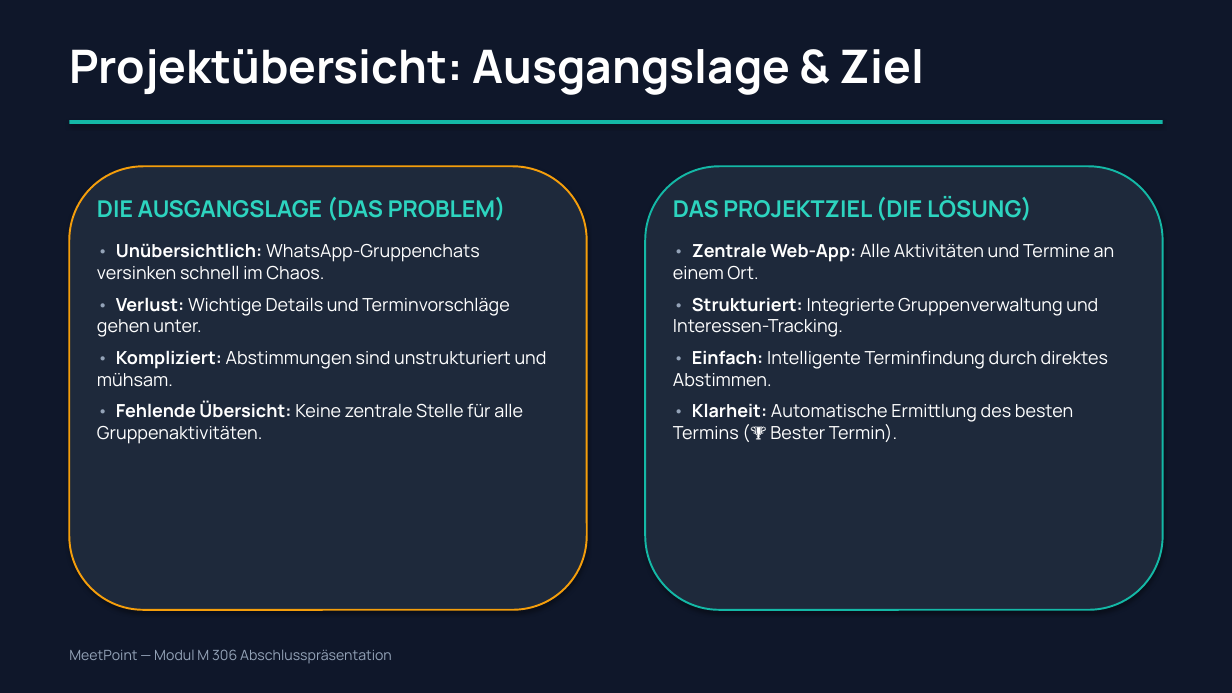
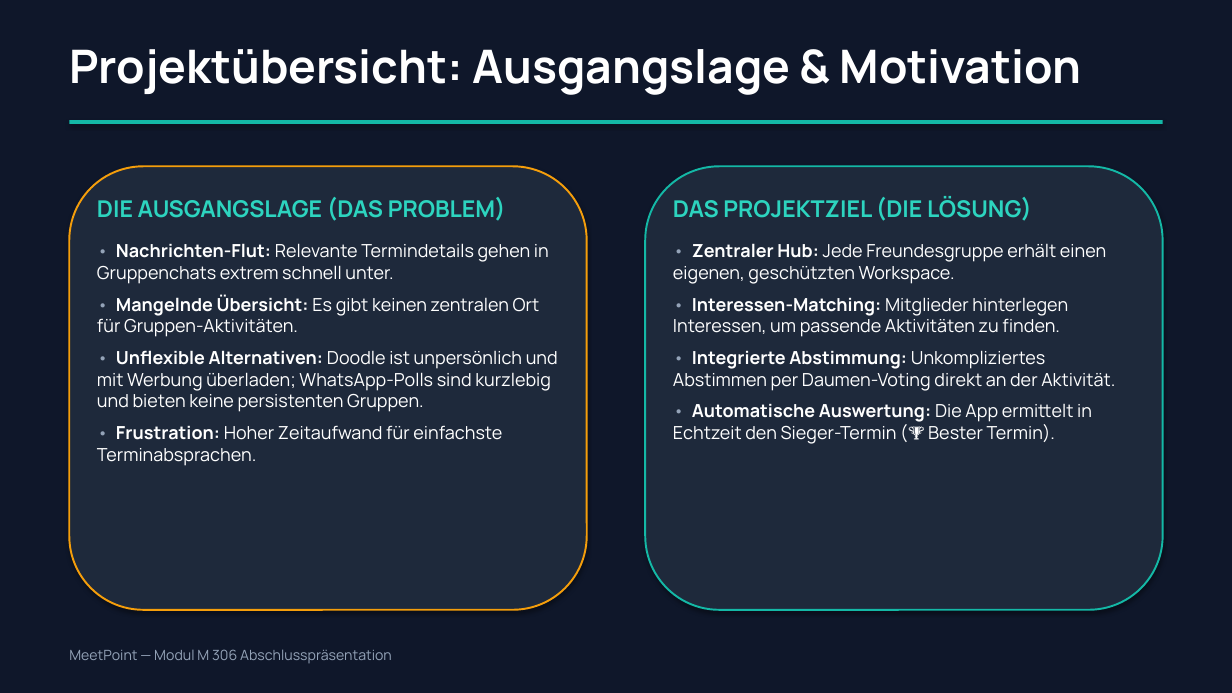
Before and after one commit to bobiib/MeetPoint, a slide deck: slide 2 of MeetPoint_Praesentation.pptx. Drawn at 1232x693 pixels with LibreOffice and Linux fonts; fonts in the diff are those of the drawing. Boxes give left, top, right and bottom in pixels: in the first picture for what was removed or moved away, otherwise in the second. Text is boxed around its words. In the diff, an @@ line names an element or a change of style, - is before the commit and + after.

```diff
--- a/MeetPoint_Praesentation.pptx
+++ b/MeetPoint_Praesentation.pptx
@@ text at (69,49,1082,95): text changed @@
-Projektübersicht: Ausgangslage & Ziel
+Projektübersicht: Ausgangslage & Motivation
@@ text at (97,243,558,466): text changed @@
-• Unübersichtlich: WhatsApp-Gruppenchats versinken schnell im Chaos.
-• Verlust: Wichtige Details und Terminvorschläge gehen unter.
-• Kompliziert: Abstimmungen sind unstrukturiert und mühsam.
-• Fehlende Übersicht: Keine zentrale Stelle für alle Gruppenaktivitäten.
+• Nachrichten-Flut: Relevante Termindetails gehen in Gruppenchats extrem schnell unter.
+• Mangelnde Übersicht: Es gibt keinen zentralen Ort für Gruppen-Aktivitäten.
+• Unflexible Alternativen: Doodle ist unpersönlich und mit Werbung überladen; WhatsApp-Polls sind kurzlebig und bieten keine persistenten Gruppen.
+• Frustration: Hoher Zeitaufwand für einfachste Terminabsprachen.
@@ text at (673,243,1115,444): text changed @@
-• Zentrale Web-App: Alle Aktivitäten und Termine an einem Ort.
-• Strukturiert: Integrierte Gruppenverwaltung und Interessen-Tracking.
-• Einfach: Intelligente Terminfindung durch direktes Abstimmen.
-• Klarheit: Automatische Ermittlung des besten Termins (🏆 Bester Termin).
+• Zentraler Hub: Jede Freundesgruppe erhält einen eigenen, geschützten Workspace.
+• Interessen-Matching: Mitglieder hinterlegen Interessen, um passende Aktivitäten zu finden.
+• Integrierte Abstimmung: Unkompliziertes Abstimmen per Daumen-Voting direkt an der Aktivität.
+• Automatische Auswertung: Die App ermittelt in Echtzeit den Sieger-Termin (🏆 Bester Termin).
```
Also in this commit, not shown: 5 other slides changed.
